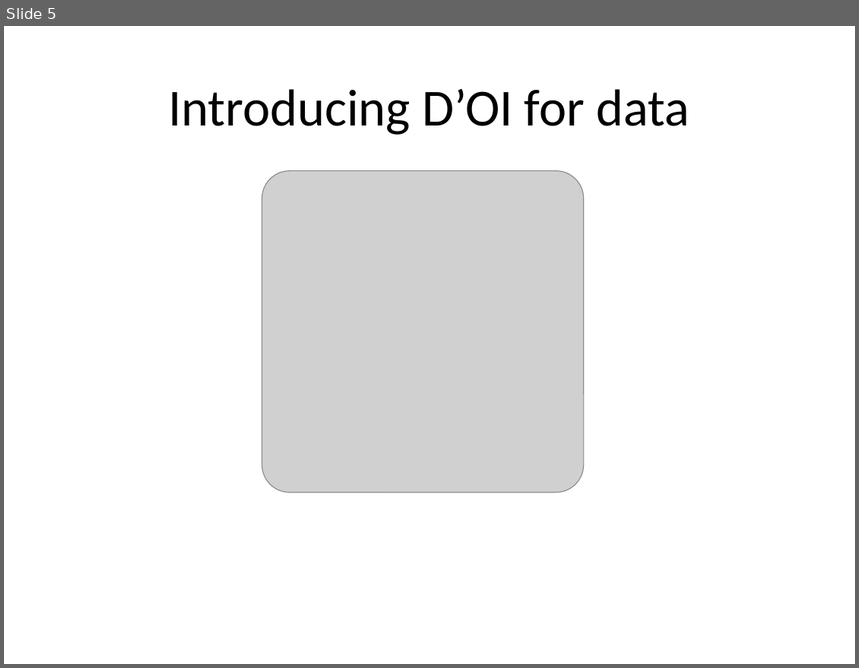
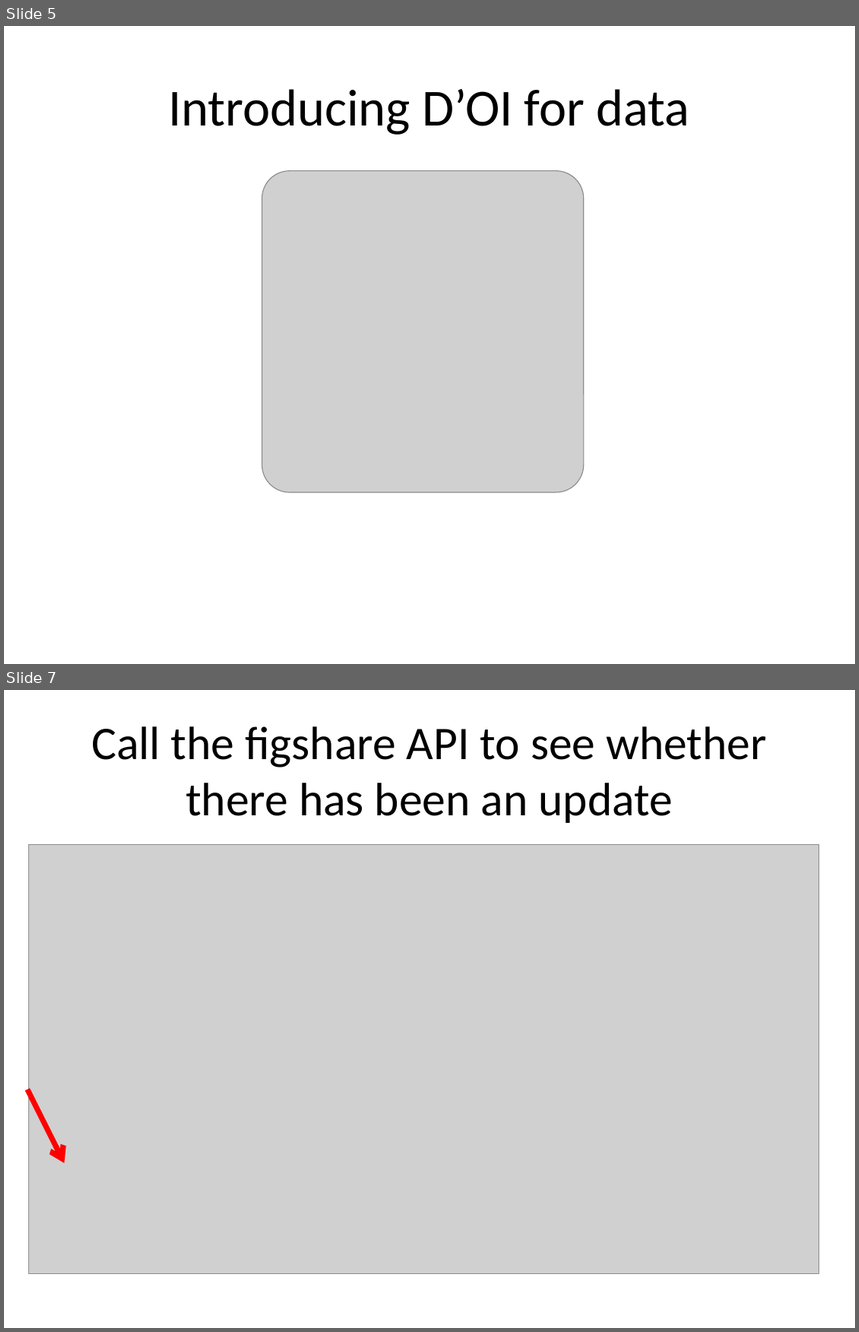
Before and after one commit to ScientificDataLabs/dataset-updates-plugin, a slide deck: presentations/Dataset-update-hack-presentation.pptx. Shown one above the other, each under a label of ours: slide 5 before the commit, slides 5 and 7 after it; the slides between them are not shown. The pictures are 859x668 and 859x1332 pixels, drawn with LibreOffice and Linux fonts; fonts in the diff are those of the drawing; grey boxes stand for pictures. Boxes give left, top, right and bottom in pixels: in the first picture for what was removed or moved away, otherwise in the second. Text is boxed around its words. In the diff, an @@ line names an element or a change of style, - is before the commit and + after.

```diff
--- a/presentations/Dataset-update-hack-presentation.pptx
+++ b/presentations/Dataset-update-hack-presentation.pptx
@@ slide 7 added at box(4, 690, 855, 1328), background #FFFFFF @@
@@ title added at box(91, 726, 767, 823), 39.6 pt, text #000000 @@
+Call the figshare API to see whether there has been an update
@@ picture added at box(28, 845, 819, 1274) @@
@@ arrow added from (28, 1089) to (65, 1163), #FF0000 4.5 pt @@
```
Also in this commit, not shown: 2 other slides added, 1 other file.
